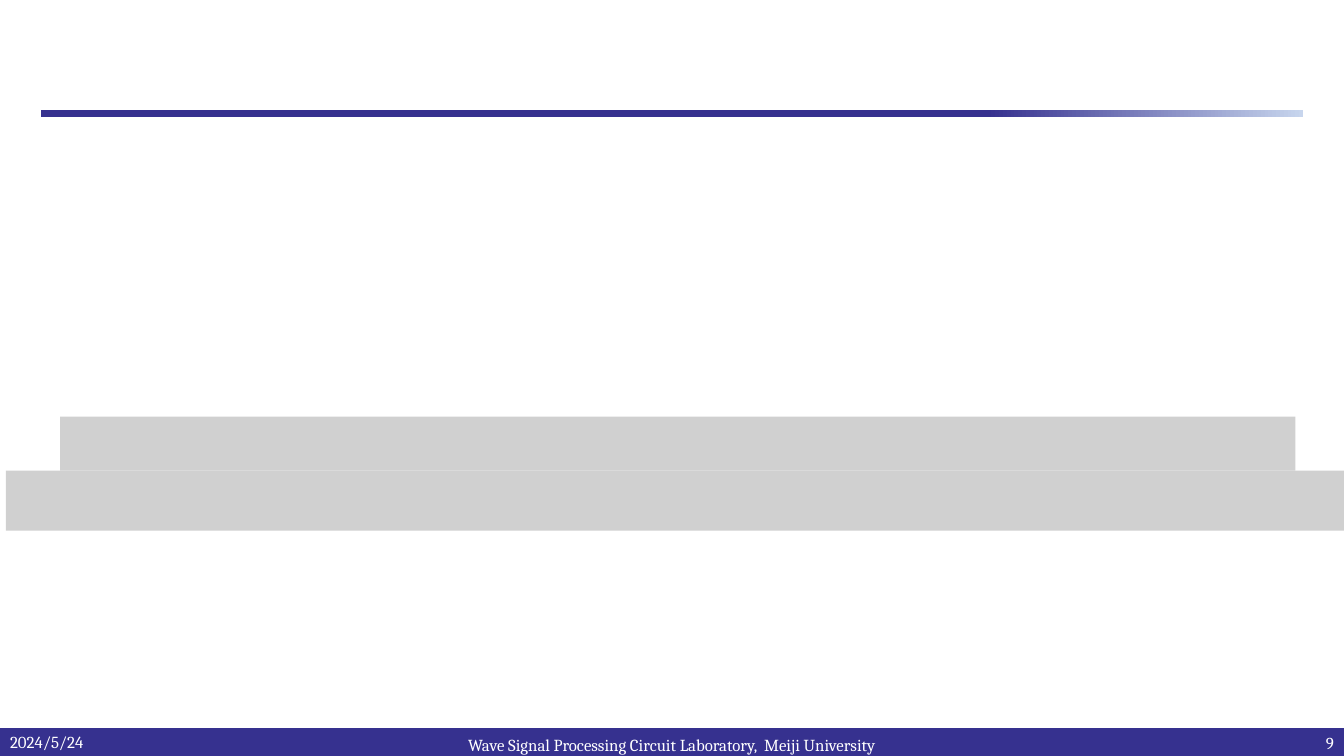
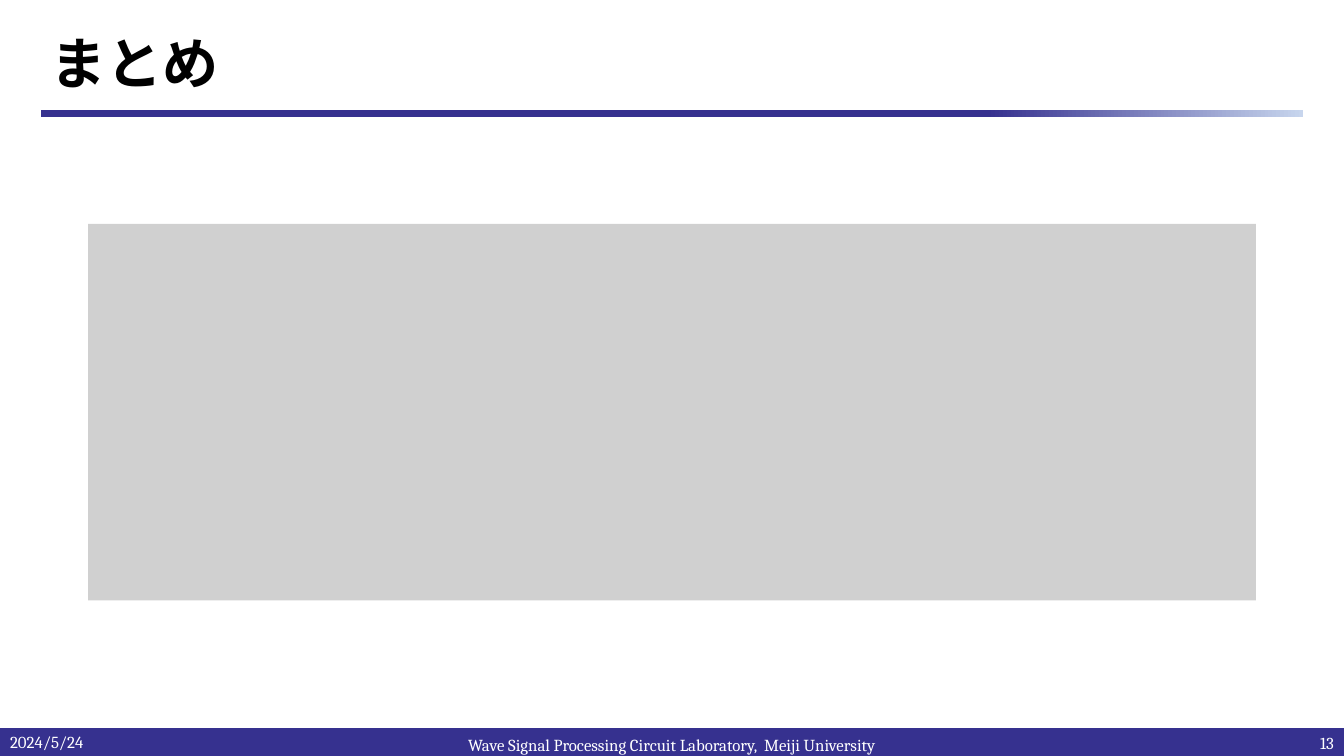
Before and after one commit to kjm-desktop10400/reserch, a slide deck: slide 13 of IHP_2024/20240524/2段構成TIAの検討.pptx (slide 9 before the commit). Drawn at 1344x756 pixels with LibreOffice and Linux fonts; fonts in the diff are those of the drawing; grey boxes stand for pictures; background and template pictures are left out. Boxes give left, top, right and bottom in pixels: in the first picture for what was removed or moved away, otherwise in the second. Text is boxed around its words. In the diff, an @@ line names an element or a change of style, - is before the commit and + after.

```diff
--- a/IHP_2024/20240524/2段構成TIAの検討.pptx
+++ b/IHP_2024/20240524/2段構成TIAの検討.pptx
@@ title added at (51,38,219,88), 40 pt, text #000000, bold @@
+まとめ
@@ picture added at (88,224,1256,601) @@
@@ picture removed at (60,416,1296,471) @@
@@ picture removed at (6,471,1344,531) @@
@@ page number at (1320,737,1334,749): text changed @@
-9
+13
```
Also in this commit, not shown: 4 other slides changed, 4 slides added, 7 other files.
